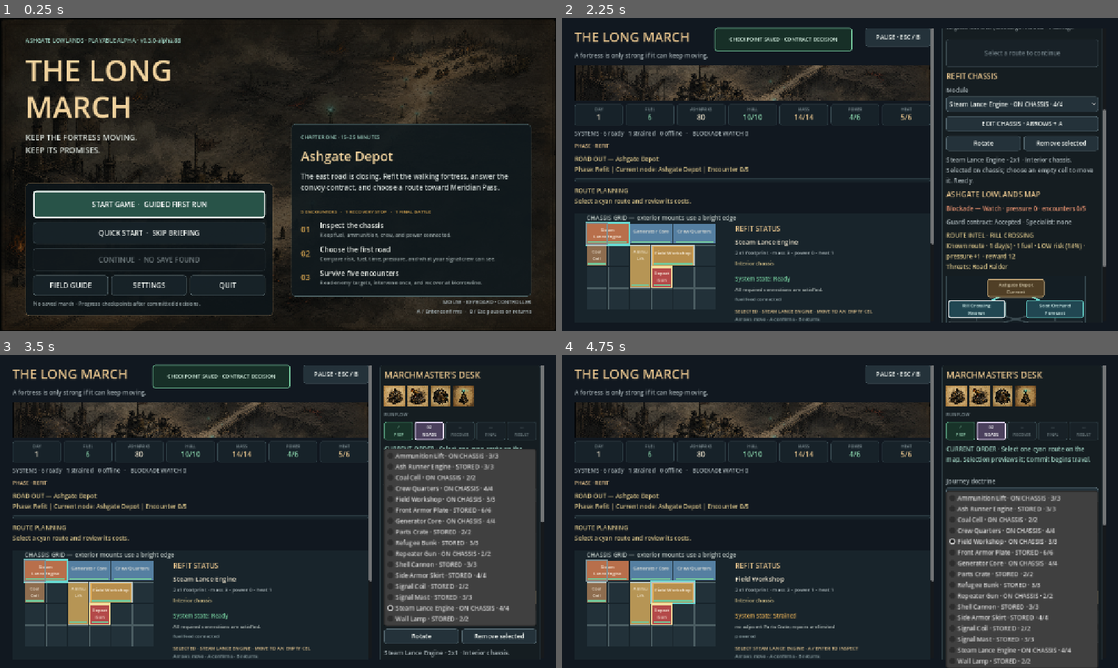
Above: before the commit, frames 1-4 (two rows, left to right).
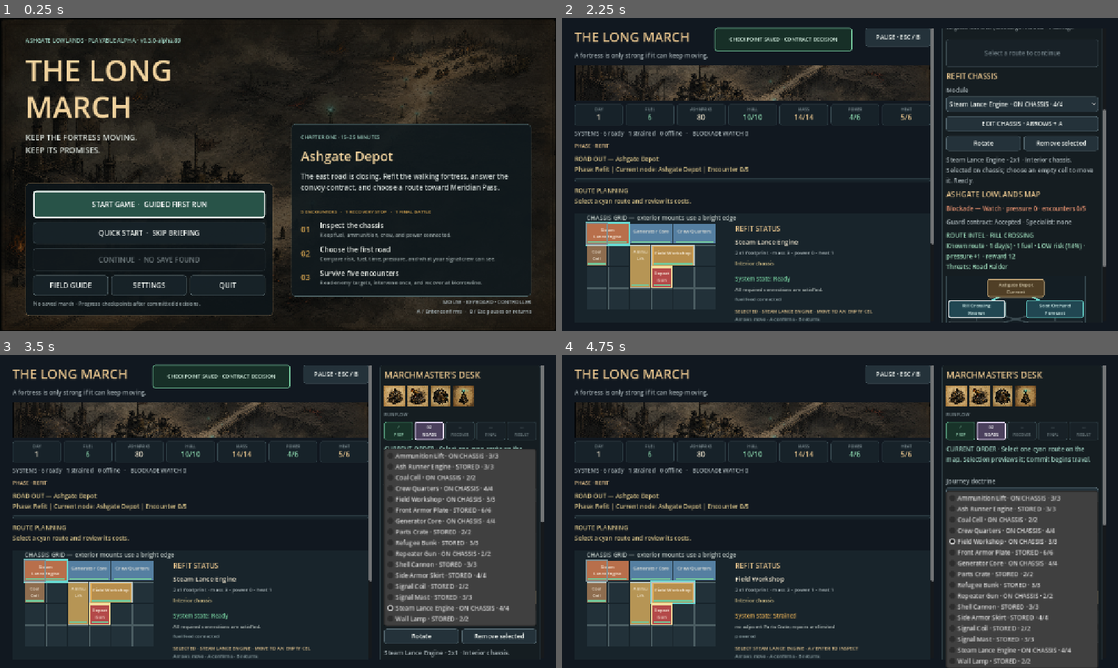
Above: after the commit, the same moments.

Repository: raphaelroshan/the-long-march
Game: Godot game, scene res://scenes/App.tscn
Same seed, same stepped clock (60 frames per second), same inputs: the game is played once before the commit and once after it.
Inputs:
- Up to frame 1 (0.25 s): no input
- Up to frame 2 (2.25 s): click "START GAME · GUIDED FIRST RUN" at 0.5 s; click "SKIP BRIEFING" at 1.25 s; click "Guard the convoy" at 2 s
- Up to frame 3 (3.5 s): click "Steam Lance Engine · ON CHASS…" at 2.75 s
- Up to frame 4 (4.75 s): click "Protect Cargo" at 3.5 s; click "Field Workshop · ON CHASSIS ·…" at 4.25 s

The runs differ from the first frame. In frame 1, less than 0.1% of the frame differs, in the area x 31-33%, y 6-8%; in frame 2, 0.3%, in the area x 69-93%, y 68-81%; in frame 3, less than 0.1%; in frame 4, less than 0.1%.

Commit message:
Color-code readable route intelligence

Diff:
--- a/project.godot
+++ b/project.godot
@@ -4,7 +4,7 @@
 
 [application]
 config/name="The Long March"
-config/version="0.3.0-alpha.88"
+config/version="0.3.0-alpha.89"
 run/main_scene="res://scenes/App.tscn"
 config/features=PackedStringArray("4.4", "GL Compatibility")
 
--- a/src/ui/campaign_map.gd
+++ b/src/ui/campaign_map.gd
@@ -168,6 +168,27 @@
 	if risk <= 0.32:
 		return "GUARDED"
 	return "HIGH"
+
+func intel_tone_for(node_id: String) -> String:
+	var status := status_for(node_id)
+	if status == "closed":
+		return "danger"
+	if status == "blocked":
+		return "warning"
+	if status in ["current", "secured"]:
+		return "safe"
+	if status not in ["available", "selected"]:
+		return "neutral"
+	var preview: Dictionary = current_previews.get(node_id, {})
+	if String(preview.get("visibility", "forecast")) == "unscouted":
+		return "unknown"
+	match _risk_band(float(preview.get("risk", 0.0))):
+		"LOW":
+			return "safe"
+		"GUARDED":
+			return "warning"
+		_:
+			return "danger"
 
 func _show_node_detail(node_id: String) -> void:
 	node_inspected.emit(node_id, detail_for(node_id))
--- a/src/ui/main.gd
+++ b/src/ui/main.gd
@@ -22,6 +22,13 @@
 	"run_hot": "Overdrive · All attacks gain +1 damage, but the fortress gains +2 heat; overheating raises route risk and incoming damage."
 }
 const ONBOARDING_LABELS := ["COMMAND", "CHASSIS", "ROUTE", "SURVIVE"]
+const ROUTE_INTEL_COLORS := {
+	"neutral": Color("#d8c389"),
+	"safe": Color("#9fddbd"),
+	"warning": Color("#e8c58e"),
+	"danger": Color("#ef8375"),
+	"unknown": Color("#cbb8e8")
+}
 const ONBOARDING_STEPS := [
 	{
 		"title": "Your job is continuity",
@@ -1246,7 +1253,11 @@
 	if not campaign_map.visible:
 		return
 	var node_name := String(LongMarchState.CAMPAIGN_NODES.get(node_id, {}).get("name", node_id))
-	route_preview_label.text = "ROUTE INTEL · %s\n%s" % [node_name.to_upper(), detail]
+	_set_route_preview("ROUTE INTEL · %s\n%s" % [node_name.to_upper(), detail], campaign_map.intel_tone_for(node_id))
+
+func _set_route_preview(text: String, tone: String = "neutral") -> void:
+	route_preview_label.text = text
+	route_preview_label.add_theme_color_override("font_color", ROUTE_INTEL_COLORS.get(tone, ROUTE_INTEL_COLORS.neutral))
 
 func _on_campaign_route_committed(node_id: String) -> void:
 	if node_id.is_empty() or node_id != selected_campaign_node_id:
@@ -1847,25 +1858,27 @@
 	load_button.disabled = not FileAccess.file_exists(SAVE_PATH)
 	if state.campaign_active and state.phase in ["refit", "map", "settlement"]:
 		if not state.campaign_event_pending.is_empty():
-			route_preview_label.text = "A local decision blocks departure. Resolve it before choosing the next road."
+			_set_route_preview("A local decision blocks departure. Resolve it before choosing the next road.", "warning")
 		elif state.guard_contract_status == "offered":
-			route_preview_label.text = "The first map branches are visible after the Ashgate contract is answered."
+			_set_route_preview("The first map branches are visible after the Ashgate contract is answered.")
 		elif not selected_campaign_node_id.is_empty():
 			var block_reason := _campaign_departure_block_reason(selected_campaign_node_id)
 			var selected_detail := campaign_map.detail_for(selected_campaign_node_id)
-			route_preview_label.text = "ROUTE READY · %s\n%s%s" % [String(LongMarchState.CAMPAIGN_NODES.get(selected_campaign_node_id, {}).get("name", selected_campaign_node_id)).to_upper(), selected_detail, " Departure blocked: %s." % block_reason if not block_reason.is_empty() else ""]
+			_set_route_preview("ROUTE READY · %s\n%s%s" % [String(LongMarchState.CAMPAIGN_NODES.get(selected_campaign_node_id, {}).get("name", selected_campaign_node_id)).to_upper(), selected_detail, " Departure blocked: %s." % block_reason if not block_reason.is_empty() else ""], "danger" if not block_reason.is_empty() else campaign_map.intel_tone_for(selected_campaign_node_id))
 		else:
-			route_preview_label.text = "Select a forward node to review it. Signal readiness and Iven Pell improve how much each route reveals."
+			_set_route_preview("Select a forward node to review it. Signal readiness and Iven Pell improve how much each route reveals.")
 	elif state.phase == "refit":
 		var departure := state.route_preview(_selected_id(route_option), _selected_id(doctrine_option))
 		if bool(departure.get("ok", false)):
-			route_preview_label.text = "Departure forecast — %d day(s), %d fuel, %.0f%% risk, pressure %d, predicted heat %d/%d." % [int(departure.days), int(departure.fuel), float(departure.risk) * 100.0, int(departure.pressure), int(departure.predicted_heat), LongMarchState.BASE_HEAT_LIMIT]
+			var risk := float(departure.risk)
+			_set_route_preview("Departure forecast — %d day(s), %d fuel, %.0f%% risk, pressure %d, predicted heat %d/%d." % [int(departure.days), int(departure.fuel), risk * 100.0, int(departure.pressure), int(departure.predicted_heat), LongMarchState.BASE_HEAT_LIMIT], "safe" if risk <= 0.18 else ("warning" if risk <= 0.32 else "danger"))
 	elif state.phase == "settlement":
-		route_preview_label.text = "Morrowline recovery — %d service action(s) remain. Refit freely, then choose a doctrine for Meridian Pass." % state.settlement_actions_remaining
+		_set_route_preview("Morrowline recovery — %d service action(s) remain. Refit freely, then choose a doctrine for Meridian Pass." % state.settlement_actions_remaining, "safe")
 	elif state.phase == "results":
-		route_preview_label.text = "Run complete — %s." % state.final_result.replace("_", " ").capitalize()
+		_set_route_preview("Run complete — %s." % state.final_result.replace("_", " ").capitalize(), "safe")
 	else:
-		route_preview_label.text = "On the road — risk %.0f%%, pressure %d, doctrine %s." % [state.current_route_risk * 100.0, state.encounter_pressure, state.encounter_target_doctrine.replace("_", " ").capitalize()]
+		var active_risk := state.current_route_risk
+		_set_route_preview("On the road — risk %.0f%%, pressure %d, doctrine %s." % [active_risk * 100.0, state.encounter_pressure, state.encounter_target_doctrine.replace("_", " ").capitalize()], "safe" if active_risk <= 0.18 else ("warning" if active_risk <= 0.32 else "danger"))
 	var focus_owner := get_viewport().gui_get_focus_owner()
 	if campaign_map.visible and focus_owner in campaign_node_buttons:
 		var focused_node_id := String(focus_owner.get_meta("node_id", ""))
--- a/tests/test_prototype_flow.gd
+++ b/tests/test_prototype_flow.gd
@@ -211,6 +211,12 @@
 	game.campaign_map.button_for("rill_crossing").grab_focus()
 	await process_frame
 	_expect(game.route_preview_label.text.contains("ROUTE INTEL · RILL CROSSING") and game.route_preview_label.text.contains("Known route") and game.route_preview_label.text.contains("LOW risk"), "keyboard or controller focus should expose readable route intel above the map")
+	_expect(game.route_preview_label.get_theme_color("font_color") == Color("#9fddbd"), "low-risk route intel should use the safe scan color while retaining its text label")
+	game.campaign_map.button_for("soot_orchard").grab_focus()
+	await process_frame
+	_expect(game.route_preview_label.text.contains("GUARDED risk") and game.route_preview_label.get_theme_color("font_color") == Color("#e8c58e"), "guarded route intel should be visually distinct from a low-risk road")
+	game.campaign_map.button_for("rill_crossing").grab_focus()
+	await process_frame
 	await _press_campaign_node("rill_crossing")
 	await process_frame
 	_expect(game.state.phase == "battle", "the first map choice should begin a road encounter")
@@ -243,6 +249,7 @@
 	game.campaign_map.button_for("red_wheel_toll_bridge").grab_focus()
 	await process_frame
 	_expect(game.route_preview_label.text.contains("Unscouted route") and game.route_preview_label.text.contains("unknown"), "focusing an unscouted road should preserve uncertainty in the visible route intel")
+	_expect(game.route_preview_label.get_theme_color("font_color") == Color("#cbb8e8"), "unscouted route intel should carry a distinct unknown-information tone")
 	game.campaign_map.button_for("red_wheel_toll_bridge").pressed.emit()
 	await process_frame
 	_expect(game.campaign_commit_button.text.contains("RISK UNKNOWN") and not game.campaign_commit_button.text.contains("36%"), "selecting an unscouted road should not reveal its hidden risk in the commit action")
Not shown, changed: export_presets.cfg
